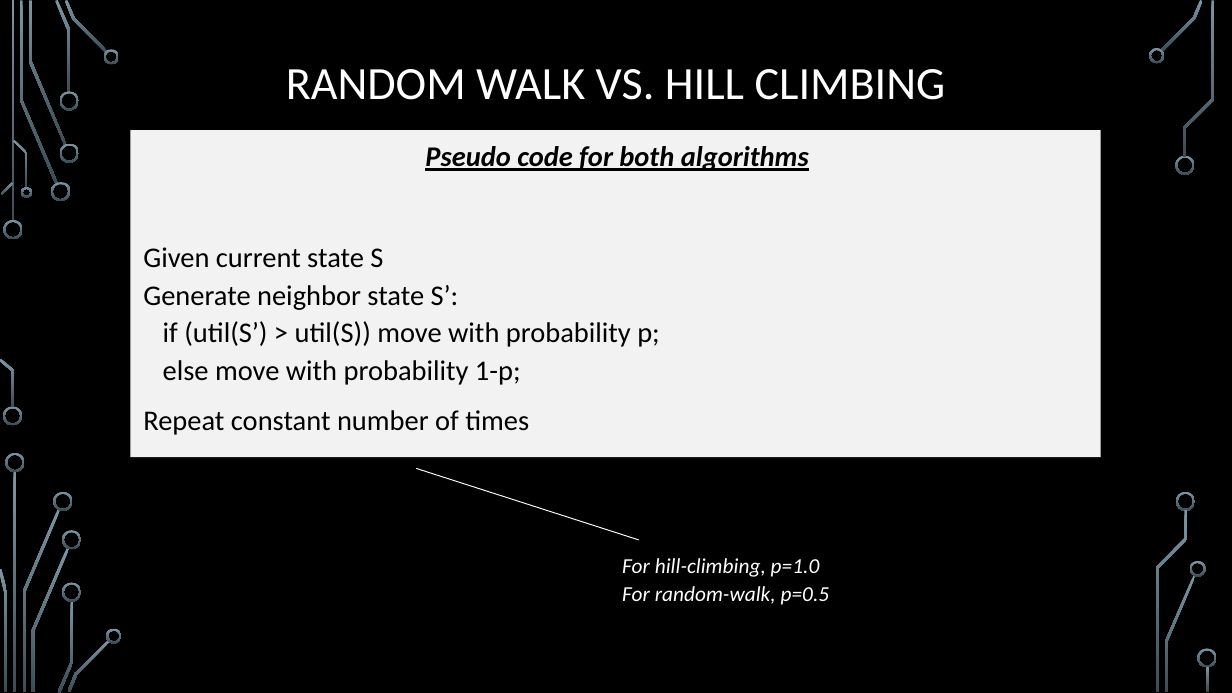
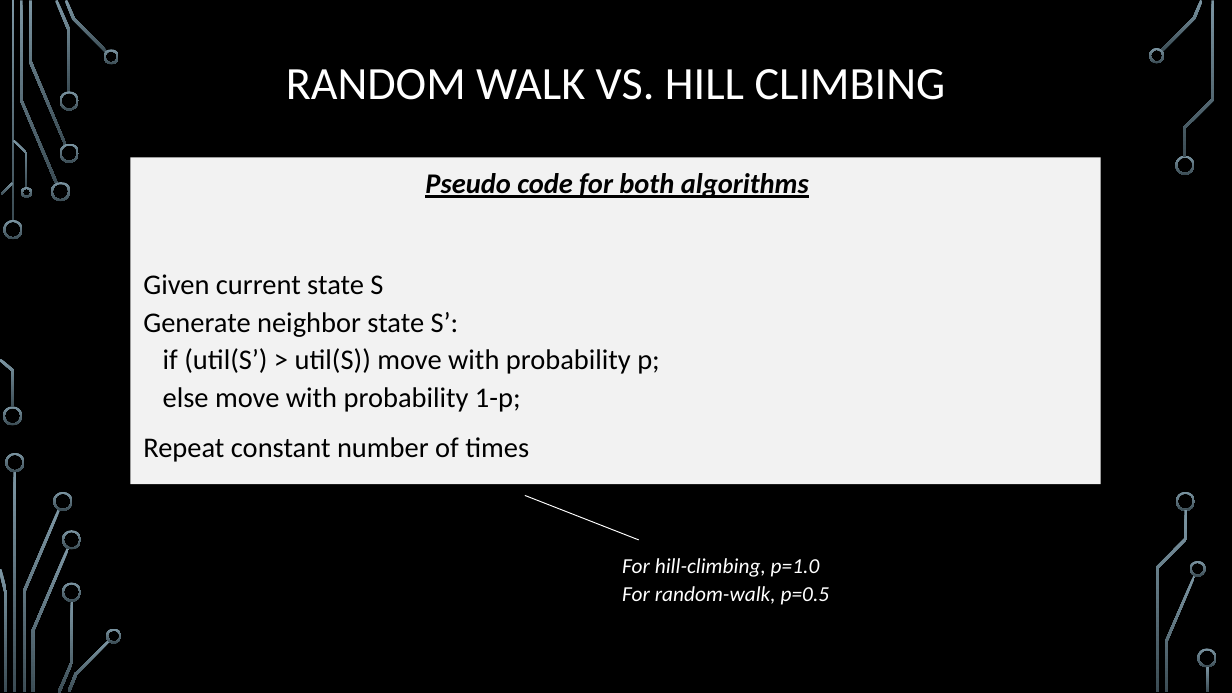
Before and after one commit to janiceeguo/advAlgo, a slide deck: slide 11 of slides/Approx-02-SimulatedAnnealing.pptx. Drawn at 1232x693 pixels with LibreOffice and Linux fonts; fonts in the diff are those of the drawing; background and template pictures are left out. Boxes give left, top, right and bottom in pixels: in the first picture for what was removed or moved away, otherwise in the second. Text is boxed around its words. In the diff, an @@ line names an element or a change of style, - is before the commit and + after.

```diff
--- a/slides/Approx-02-SimulatedAnnealing.pptx
+++ b/slides/Approx-02-SimulatedAnnealing.pptx
@@ text "Pseudo code for both algorithms" moved from (x1=130, y1=130, x2=1101, y2=457) to (x1=130, y1=157, x2=1101, y2=484) @@
@@ line moved from (639, 540) - (416, 469) to (639, 540) - (525, 495) @@
```
Also in this commit, not shown: 1 other slide changed, 4 slides added, 4 slides removed, 3 other files.
